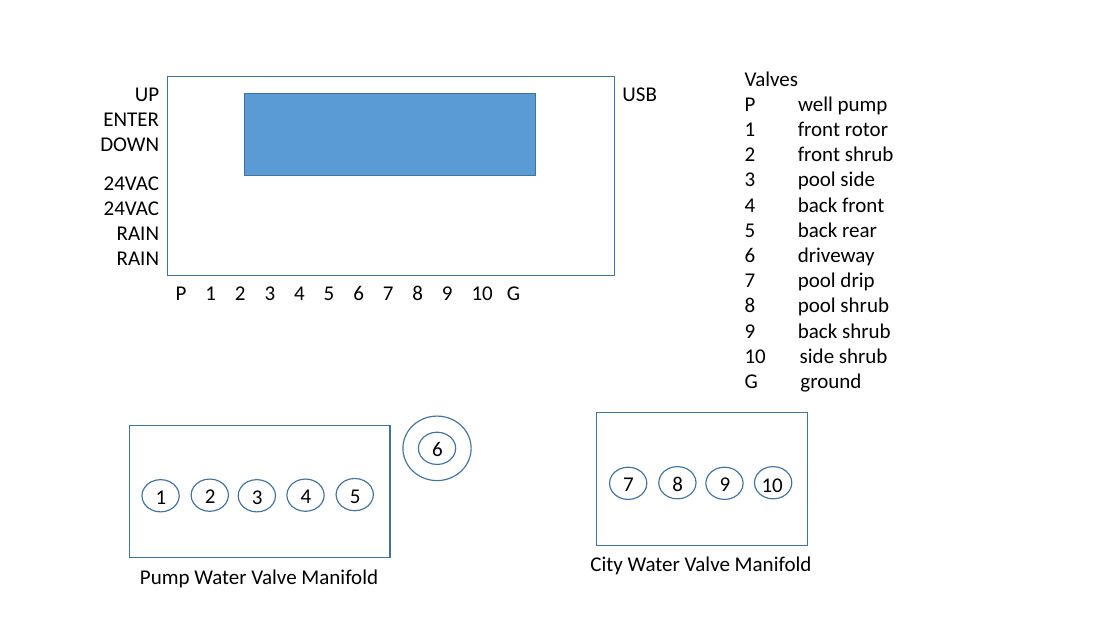
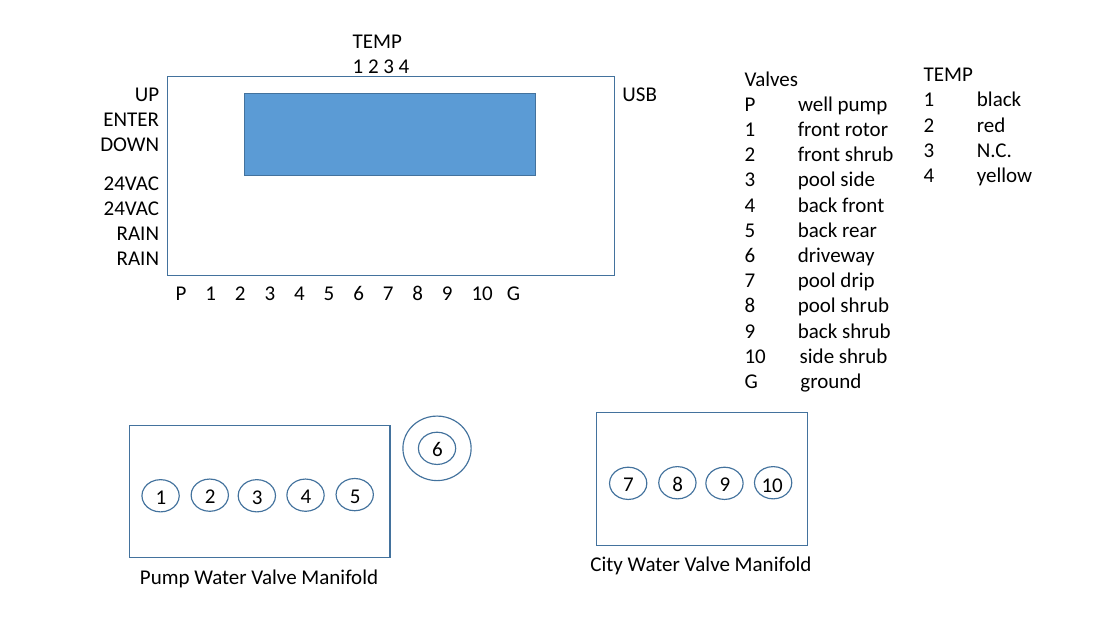
Before and after one commit to cdadgar/sprinkler, a slide deck: slide 1 of sprinkler.pptx. Drawn at 1120x630 pixels with LibreOffice and Linux fonts; fonts in the diff are those of the drawing. Boxes give left, top, right and bottom in pixels: in the first picture for what was removed or moved away, otherwise in the second. Text is boxed around its words. In the diff, an @@ line names an element or a change of style, - is before the commit and + after.

Commit message:
added temp sensor to diagram and schematic

```diff
--- a/sprinkler.pptx
+++ b/sprinkler.pptx
@@ text added at <box>353,34,410,77</box>, 18 pt, text #000000 @@
+TEMP
+1 2 3 4
@@ text added at <box>924,67,1032,186</box>, 18 pt, text #000000 @@
+TEMP
+1 black
+2 red
+3 N.C.
+4 yellow
```
Also in this commit, not shown: 1 slide added, 1 other file.
